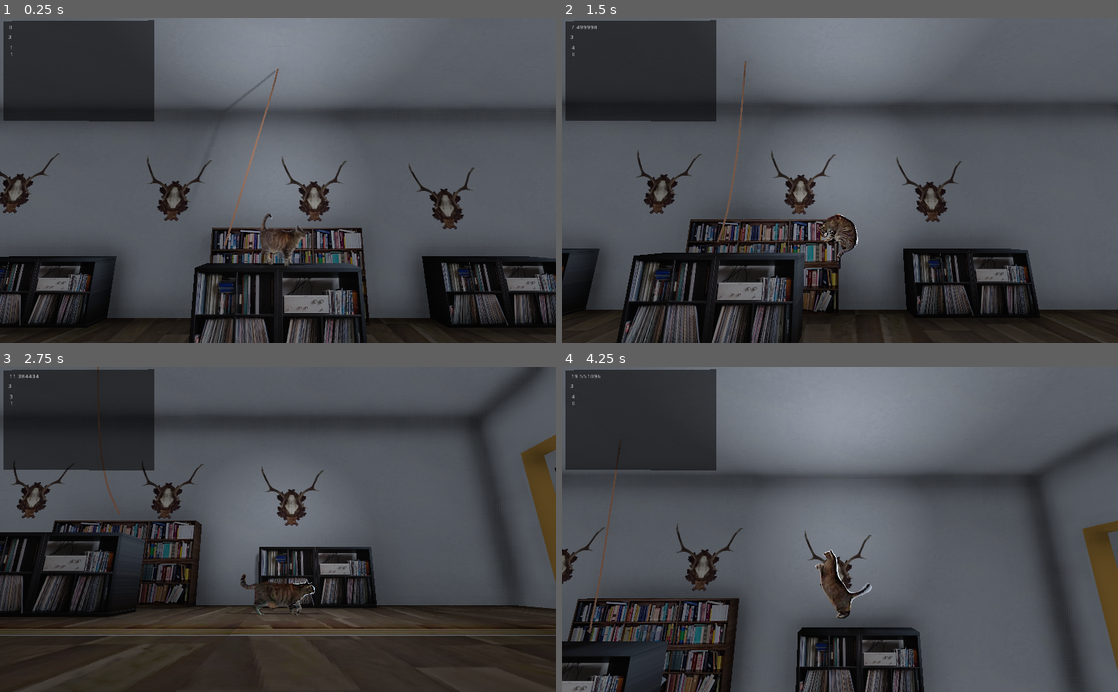
Above: before the commit, frames 1-4 (two rows, left to right).
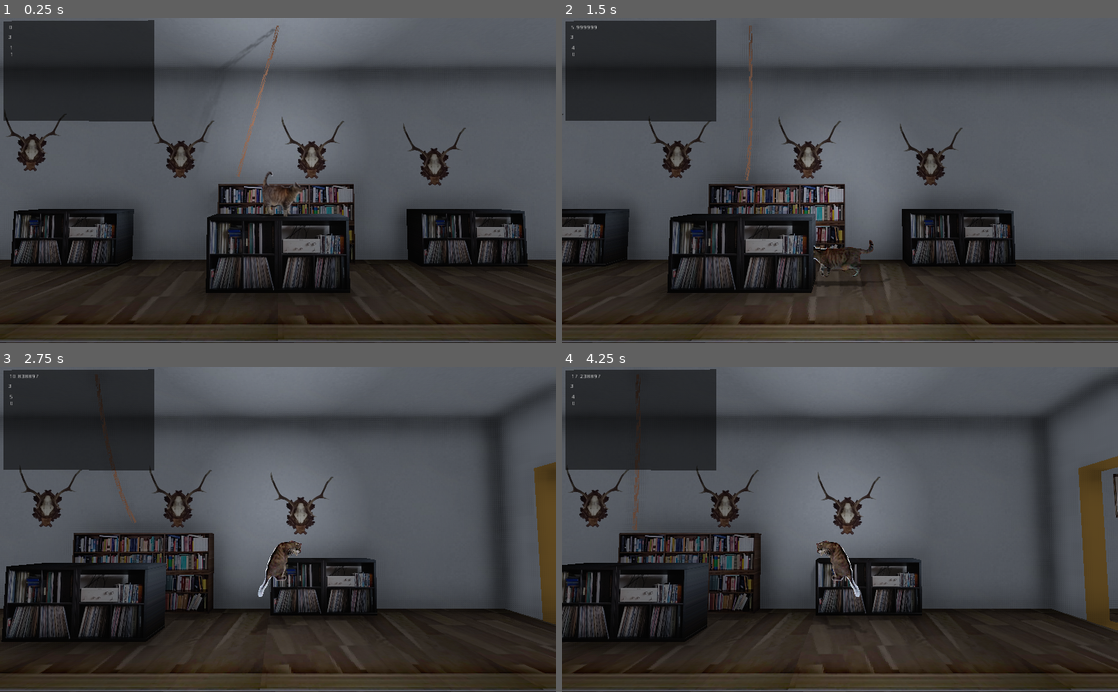
Above: after the commit, the same moments.

Repository: SebastianSemper/jumpndschmus
Game: Godot game, scene res://Main.tscn
The game is run twice, just before and just after one commit, with the same random seed, the same clock (stepped at 60 frames per second) and the same inputs.
Inputs (mouse positions are in pixels of both pictures, inside the frame that each line leads up to):
- Up to frame 1 (0.25 s): no input
- Up to frame 2 (1.5 s): move the mouse to (962, 164) at 0.52 s; hold Right (move_right) 0.53-1.28 s; tap Space (jump) at 0.6, 0.77, 1.07, 1.35 s; click (962, 164) at 0.67 s; move the mouse to (728, 196) at 1.27 s; hold Left (move_left) from 1.28 s (still down)
- Up to frame 3 (2.75 s): tap Space (jump) at 1.52, 1.82, 2.1 s; move the mouse to (333, 458) at 2.02 s; release Left (move_left) at 2.03 s; hold Right (move_right) from 2.03 s (still down)
- Up to frame 4 (4.25 s): move the mouse to (812, 594) at 2.77 s; tap Space (jump) at 2.85, 3.02, 3.32, 3.6, 3.77, 4.07 s; click (812, 594) at 2.92 s; move the mouse to (1006, 578) at 3.52 s; release Right (move_right) at 3.53 s; hold Left (move_left) from 3.53 s (still down)

The runs differ from the first frame. In frame 1, 43% of the frame differs, in the area x 0-100%, y 2-100%; in frame 2, 43%; in frame 3, 24%; in frame 4, 54%, in the area x 0-100%, y 0-100%.

Commit message:
make rope 3D

Diff:
--- a/Main.gd
+++ b/Main.gd
@@ -54,6 +54,8 @@
 func _process(_delta):
 	explored_range = max(explored_range, $Player.translation.x)
 
+	$Camera.translation.x = $Player.translation.x
+
 	if new_room_needed():
 		add_new_room()
 		if room_list.size() > 4:
--- a/Main.tscn
+++ b/Main.tscn
@@ -50,4 +50,8 @@
 [node name="Menu" parent="." instance=ExtResource( 4 )]
 visible = false
 
+[node name="Camera" type="Camera" parent="."]
+transform = Transform( 1, 0, 0, 0, 0.998607, -0.052755, 0, 0.052755, 0.998607, 0, 5.2098, 18.3927 )
+near = 0.01
+
 [connection signal="start_game" from="Menu" to="." method="_on_Container_start_game"]
--- a/Player.gd
+++ b/Player.gd
@@ -4,9 +4,9 @@
 
 const gravity: float = 60.0
 
-var jump_speed: float = 25.0
-
-var move_speed: float = 10.0
+var jump_speed: float = 21.0
+
+var move_speed: float = 8.0
 
 var felix: AnimatedSprite3D
 var rest_timer: Timer
--- a/Player.tscn
+++ b/Player.tscn
@@ -85,10 +85,6 @@
 frames = SubResource( 2 )
 animation = "rest_right"
 
-[node name="Camera" type="Camera" parent="sprite"]
-transform = Transform( 1.25, 0, 0, 0, 1.17712, -0.420567, 0, 0.420567, 1.17712, 0, -1.95769, 14.7197 )
-near = 0.01
-
 [node name="DirectionalLight" type="OmniLight" parent="."]
 transform = Transform( 1, 0, 0, 0, 1, 0, 0, 0, 1, 0.024471, 4.79877, 1.64588 )
 light_energy = 0.604
--- a/clutter/rope.gd
+++ b/clutter/rope.gd
@@ -10,16 +10,20 @@
 var num_parts: int
 var parts: Array
 var faces: MeshInstance
+var faces_subdiv = 5
+
+var mesh_update_step: int = 0
+var mesh_update_max: int = 5
 
 var player
 
-var passes = 8
+var passes = 5
 var gravity: Vector3 = Vector3(0, -8, 0)
 
 func _ready():
 	pass
 
-func _process(_delta):
+func _process(delta):
 	if not _has_init:
 		return
 
@@ -27,38 +31,60 @@
 		for pp in parts:
 			pp.relax(passes)
 
-	_update_face_mesh()
+	mesh_update_step = (mesh_update_step + 1) % mesh_update_max
+	_update_face_mesh(mesh_update_step)
 
-func _update_face_mesh():
+func _update_face_mesh(step):
+
 	var mdt = MeshDataTool.new()
 	mdt.create_from_surface(faces.mesh, 0)
-	for pp in range(parts.size()-1):
-		var direction = parts[pp+1].translation - parts[pp].translation
-		var shift = direction.cross(Vector3(0,0,-1)).normalized()
-		mdt.set_vertex(
-			6 * pp,
-			parts[pp].translation - 0.05 * shift
-		)
-		mdt.set_vertex(
-			6 * pp + 1,
-			parts[pp].translation + 0.05 * shift
-		)
-		mdt.set_vertex(
-			6 * pp + 2,
-			parts[pp + 1].translation - 0.05 * shift
-		)
-		mdt.set_vertex(
-			6 * pp + 3,
-			parts[pp].translation + 0.05 * shift
-		)
-		mdt.set_vertex(
-			6 * pp + 4,
-			parts[pp+1].translation + 0.05 * shift
-		)
-		mdt.set_vertex(
-			6 * pp + 5,
-			parts[pp + 1].translation - 0.05 * shift
-		)
+	var direction: Vector3
+	var shift_a: Vector3
+	var shift_b: Vector3
+	var angle: float
+	var cos_angle: float
+	var sin_angle: float
+	var start = step * int(float(parts.size()) / mesh_update_max)
+	var end = min(
+		(step + 1) * int(float(parts.size()) / mesh_update_max),
+		parts.size()-1
+	)
+	for pp in range(start, end):
+		direction = (parts[pp+1].translation - parts[pp].translation).normalized()
+		shift_b = Vector3(0,0,-1).normalized()
+		shift_a = direction.cross(shift_b).normalized()
+		for rr in range(faces_subdiv):
+			angle = rr * (2 * PI) / faces_subdiv
+			cos_angle = 0.1 * cos(angle)
+			sin_angle = 0.1 * sin(angle)
+			var cos_angle_next = 0.05 * cos(angle + (2 * PI) / faces_subdiv)
+			var sin_angle_next = 0.05 * sin(angle + (2 * PI) / faces_subdiv)
+			var ind_face = 6 * faces_subdiv * pp + 6 * rr
+			mdt.set_vertex(
+				ind_face,
+				parts[pp].translation + cos_angle * shift_a + sin_angle * shift_b
+			)
+			mdt.set_vertex(
+				ind_face + 1,
+				parts[pp].translation + cos_angle_next * shift_a + sin_angle_next * shift_b
+			)
+			mdt.set_vertex(
+				ind_face + 2,
+				parts[pp+1].translation + cos_angle * shift_a + sin_angle * shift_b
+			)
+			mdt.set_vertex(
+				ind_face + 3,
+				parts[pp+1].translation + cos_angle * shift_a + sin_angle * shift_b
+			)
+			mdt.set_vertex(
+				ind_face + 4,
+				parts[pp+1].translation + cos_angle_next * shift_a + sin_angle_next * shift_b
+			)
+			mdt.set_vertex(
+				ind_face + 5,
+				parts[pp].translation + cos_angle * shift_a + sin_angle * shift_b
+			)
+#
 	faces.mesh.surface_remove(0)
 	mdt.commit_to_surface(faces.mesh)
 
@@ -71,13 +97,14 @@
 	st.begin(Mesh.PRIMITIVE_TRIANGLES)
 	st.set_material(mat)
 	for pp in range(parts.size()-1):
-		st.add_vertex(parts[pp].translation + Vector3(-0.05, 0, 0))
-		st.add_vertex(parts[pp].translation + Vector3(+0.05, 0, 0))
-		st.add_vertex(parts[pp+1].translation + Vector3(+0.05, 0, 0))
+		for _rr in range(faces_subdiv):
+			st.add_vertex(parts[pp].translation + Vector3(-0.05, 0, 0))
+			st.add_vertex(parts[pp].translation + Vector3(+0.05, 0, 0))
+			st.add_vertex(parts[pp+1].translation + Vector3(+0.05, 0, 0))
 
-		st.add_vertex(parts[pp].translation + Vector3(-0.05, 0, 0))
-		st.add_vertex(parts[pp+1].translation + Vector3(+0.05, 0, 0))
-		st.add_vertex(parts[pp+1].translation + Vector3(-0.05, 0, 0))
+			st.add_vertex(parts[pp].translation + Vector3(-0.05, 0, 0))
+			st.add_vertex(parts[pp+1].translation + Vector3(+0.05, 0, 0))
+			st.add_vertex(parts[pp+1].translation + Vector3(-0.05, 0, 0))
 	st.commit(result_mesh)
 	result.mesh = result_mesh
 
--- a/project.godot
+++ b/project.godot
@@ -115,7 +115,12 @@
 
 [physics]
 
+3d/smooth_trimesh_collision=true
+common/physics_fps=40
+common/physics_jitter_fix=2.0
 common/enable_pause_aware_picking=true
+3d/physics_engine="Bullet"
+common/physics_interpolation=true
 
 [rendering]
 
--- a/rooms/builder.gd
+++ b/rooms/builder.gd
@@ -77,7 +77,7 @@
 	return room
 
 func _add_ropes_to(room, _player):
-	var rope: Rope = rope_scene.instance().init(_player, 11, 15)
+	var rope: Rope = rope_scene.instance().init(_player, 10, 10)
 	rope.translation += Vector3(0,room_height,5.247)
 	room.add_child(rope)
 
